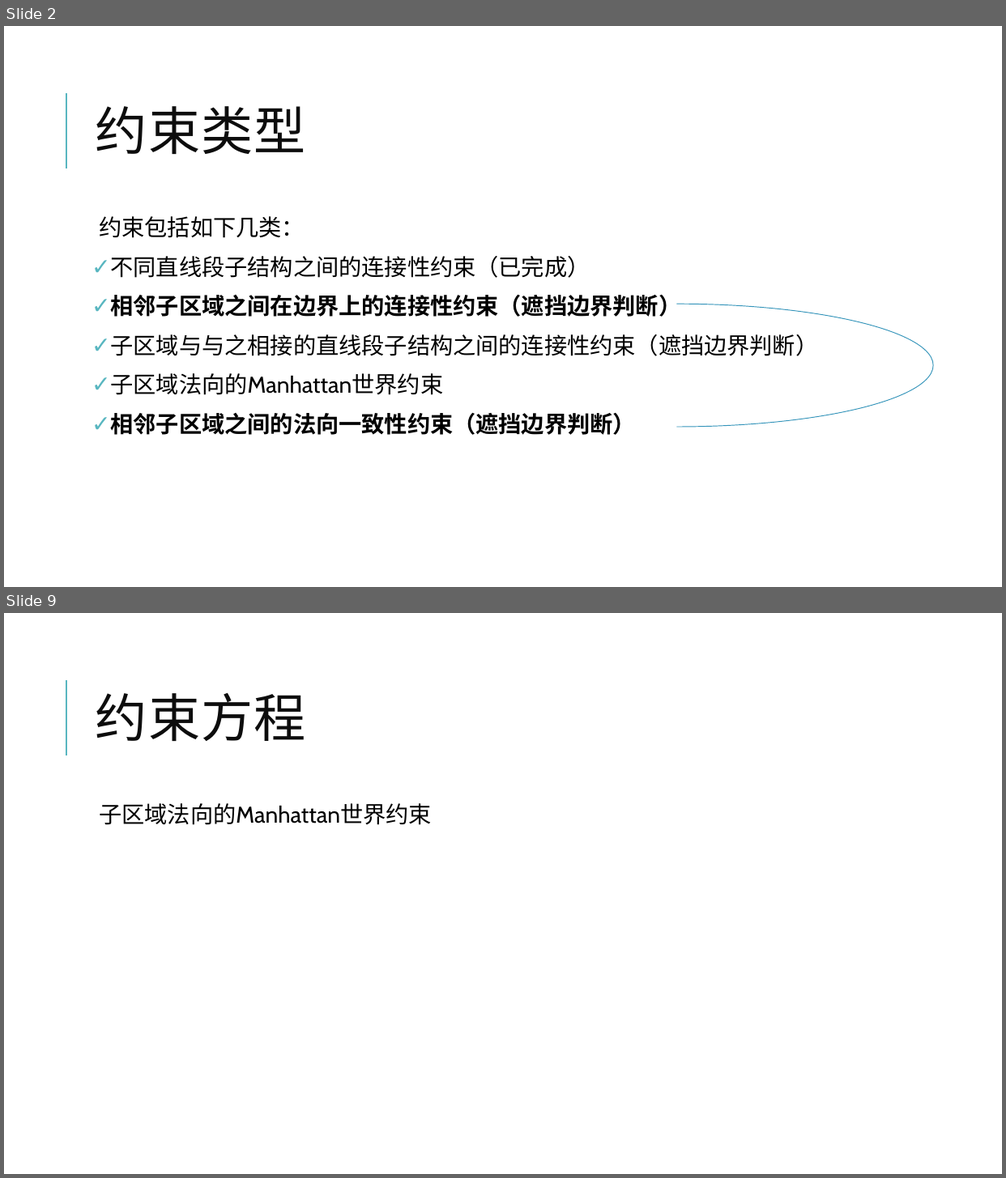
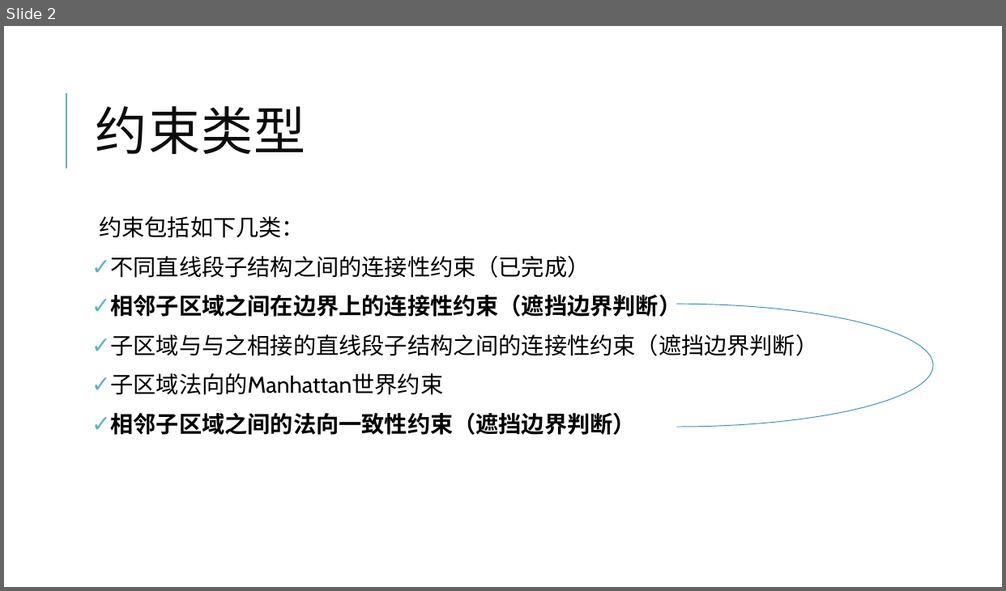
Before and after one commit to thu-cgcad-3d/Panoramix, a slide deck: doc/EquationsOfRegionConstraints.pptx. Shown one above the other, each under a label of ours: slides 2 and 9 before the commit, slide 2 after it; the slides between them are not shown. The pictures are 1006x1178 and 1006x591 pixels, drawn with LibreOffice and Linux fonts; fonts in the diff are those of the drawing; background and template pictures are left out. Boxes give left, top, right and bottom in pixels: in the first picture for what was removed or moved away, otherwise in the second. Text is boxed around its words. In the diff, an @@ line names an element or a change of style, - is before the commit and + after.

```diff
--- a/doc/EquationsOfRegionConstraints.pptx
+++ b/doc/EquationsOfRegionConstraints.pptx
@@ slide 9 removed at <box>4,613,1002,1174</box>, background #FFFFFF; not listed: 1 template element that a slide beside it also shows @@
@@ title removed at <box>96,693,306,741</box> @@
-约束方程
@@ text removed at <box>99,803,432,825</box> @@
-  子区域法向的Manhattan世界约束
```
Also in this commit, not shown: 4 slides added, 6 other slides removed, 6 other files.
